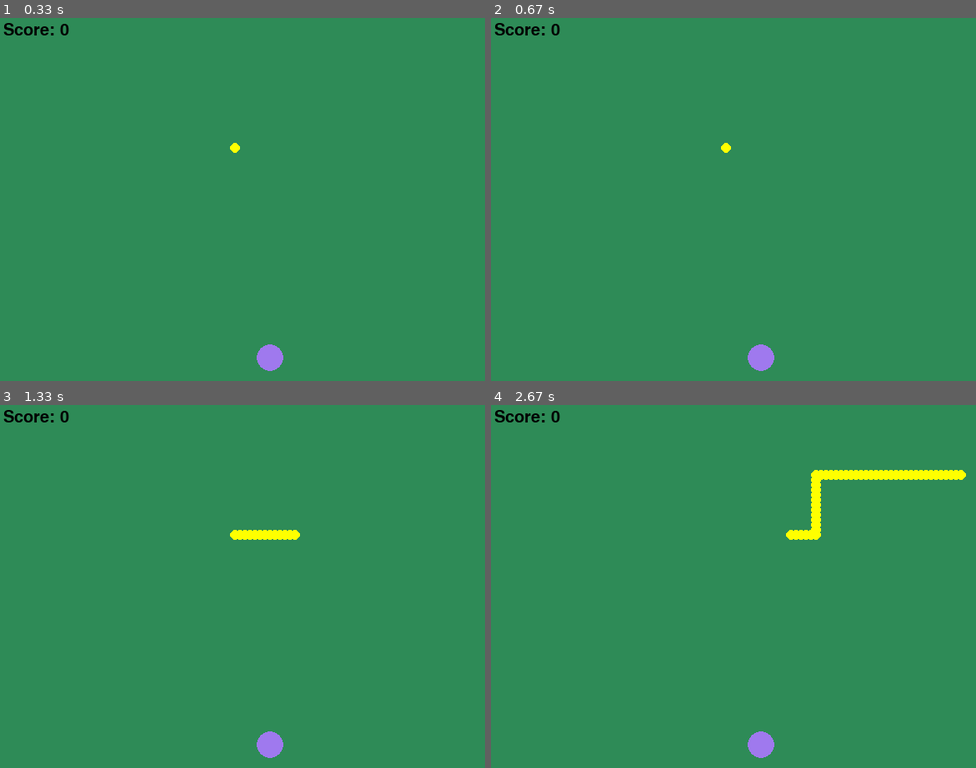
Above: before the commit, frames 1-4 (two rows, left to right).
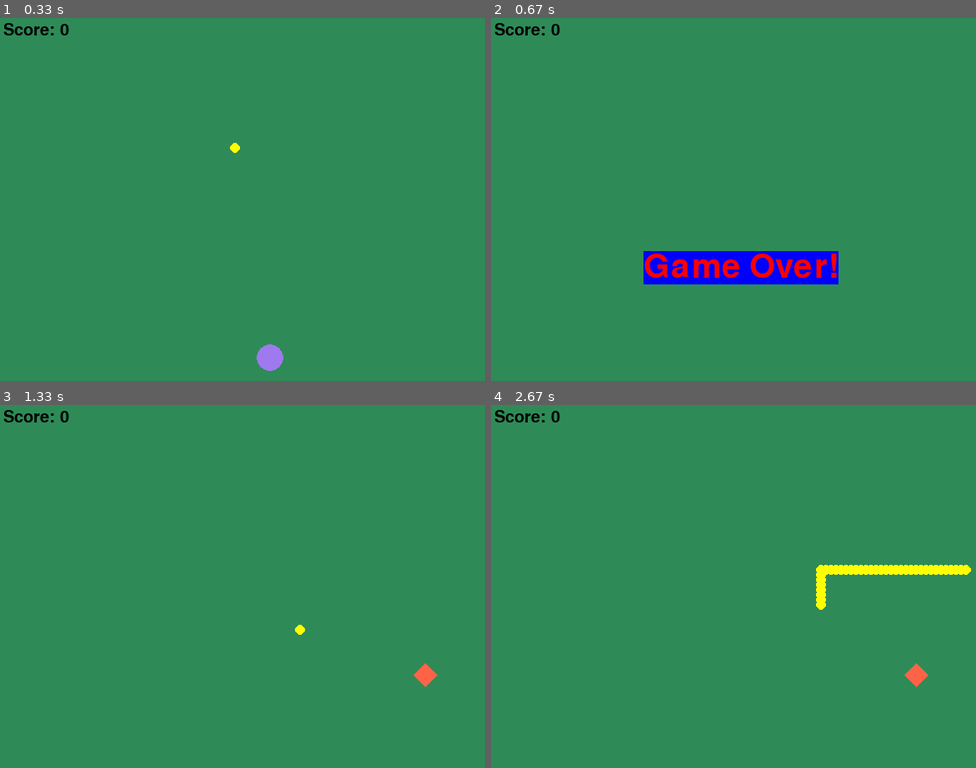
Above: after the commit, the same moments.

Repository: shaygol/PyGame_Snake
Game: pygame game, started from SnakeGame.py
The game is run twice, just before and just after one commit, with the same random seed, the same clock (stepped at 60 frames per second) and the same inputs.
Inputs:
- Up to frame 1 (0.33 s): no input
- Up to frame 2 (0.67 s): tap S at 0.33 s
- Up to frame 3 (1.33 s): tap Enter at 0.67 s; hold Right from 1 s (still down)
- Up to frame 4 (2.67 s): release Right at 1.47 s; hold Up 1.5-1.8 s; tap S at 1.65 s; hold Right 1.83-2.3 s; hold Left from 2.33 s (still down)

Frame 1 is identical in both runs. In frame 2, 4.0% of the frame differs, in the area x 31-72%, y 34-98%; in frame 3, 0.9%; in frame 4, 2.7%.

Commit message:
Game Over Fix

Diff:
--- a/SnakeGame.py
+++ b/SnakeGame.py
@@ -5,8 +5,14 @@
 import random
 import ConstColors as colors
 from os import environ as env_var
-import tkinter.messagebox
-import tkinter
+try:
+    import tkinter.messagebox
+    import tkinter
+except Exception:
+    print(f'can not import tkinter!')
+    tk_flag = False
+else:
+    tk_flag = True
 
 env_var['PYGAME_HIDE_SUPPORT_PROMPT'] = '1'  # for hiding an annoying message from Pygame
 import pygame
@@ -35,7 +41,6 @@
 head_pos_y = None
 snake_pos_lst = None
 is_space = None
-snake_len = None
 pos_food_x = SCREEN_HEIGHT // 2
 pos_food_y = SCREEN_WIDTH // 2
 score = None
@@ -175,13 +180,14 @@
     if snake_dir == 'left':
         head_pos_x -= STEP_LENGTH
 
-    # check if the head hit part of the body or hit the screen edges
     for (pox, poy) in snake_pos_lst:
-        if (pox == head_pos_x) and (poy == head_pos_y):
-            continue
-
-        if (((pox == head_pos_x) and (poy == head_pos_y)) or
-            ((pox >= SCREEN_WIDTH) or (pox <= 0) or (poy >= SCREEN_HEIGHT) or (poy <= 0))):
+        # check if the head hits part of the body
+        if (pox, poy) == (head_pos_x, head_pos_y) and len(snake_pos_lst) > 1:
+            finish_game()
+            return
+
+        # check if the head hits the screen edges
+        if (pox >= SCREEN_WIDTH) or (pox <= 0) or (poy >= SCREEN_HEIGHT) or (poy <= 0):
             finish_game()
             return
 
@@ -231,7 +237,10 @@
         init_game()
         play_game()
     except Exception as e:
-        msg = tkinter.Tk()
-        msg.title('Snake Cather )-;')
-        msg.geometry('300x1')
-        tkinter.messagebox.showwarning('Snake Cather )-;', f'Unfortunately, the game has closed ({e})', parent=msg)
+        if tk_flag:
+            msg = tkinter.Tk()
+            msg.title('Snake Cather )-;')
+            msg.geometry('300x1')
+            tkinter.messagebox.showwarning('Snake Cather )-;', f'Unfortunately, the game has closed ({e})', parent=msg)
+        else:
+            print(f'Snake Cather - Unfortunately, the game has closed ({e})')
